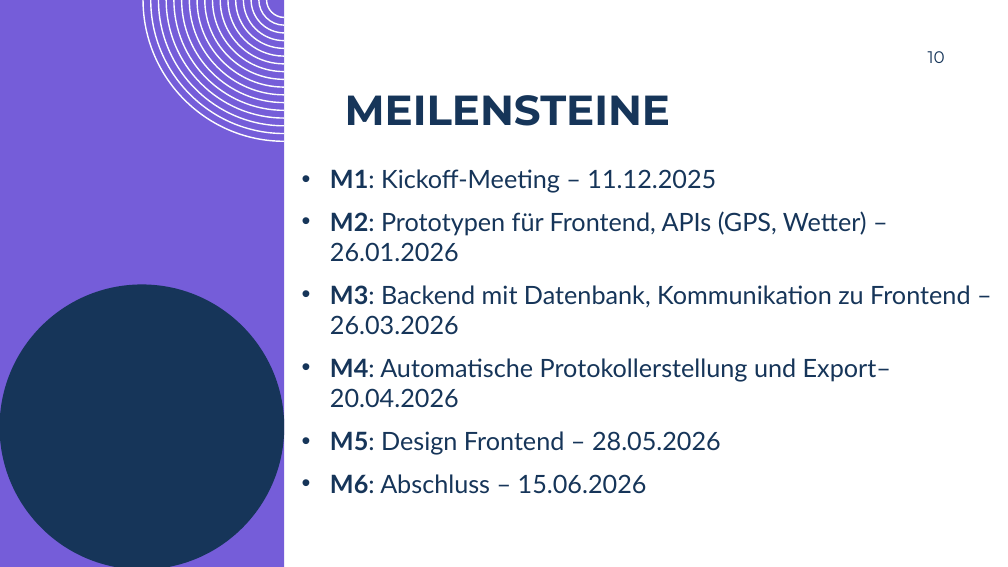
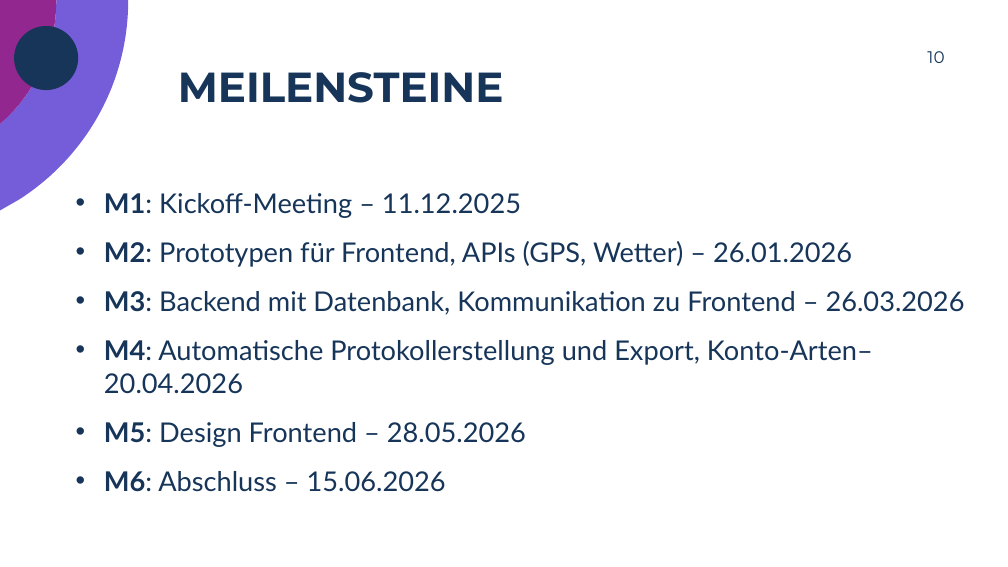
Before and after one commit to A-SimpleName/DriveSense, a slide deck: slide 10 of Dokumentation/Präsentationen/Präsentation_Kickoff_0.1.pptx. Drawn at 1008x567 pixels with LibreOffice and Linux fonts; fonts in the diff are those of the drawing; background and template pictures are left out. Boxes give left, top, right and bottom in pixels: in the first picture for what was removed or moved away, otherwise in the second. Text is boxed around its words. In the diff, an @@ line names an element or a change of style, - is before the commit and + after.

```diff
--- a/Dokumentation/Präsentationen/Präsentation_Kickoff_0.1.pptx
+++ b/Dokumentation/Präsentationen/Präsentation_Kickoff_0.1.pptx
@@ freeform shape removed at (0, 0, 284, 567) @@
@@ freeform shape added at (0, 0, 129, 210), fill #755DD9 @@
@@ freeform shape added at (0, 0, 57, 124), fill #92278F @@
@@ freeform shape added at (14, 26, 79, 90), fill #163559 @@
@@ freeform shape removed at (142, 0, 284, 142) @@
@@ title "MEILENSTEINE": place and size @@
-title "MEILENSTEINE" at (345, 95, 671, 126)
+title "MEILENSTEINE" at (178, 72, 504, 103)
@@ text "M1: Kickoff-Meeting – 11.12.2025": place and size @@
-text "M1: Kickoff-Meeting – 11.12.2025" at (330, 169, 971, 494)
+text "M1: Kickoff-Meeting – 11.12.2025" at (104, 193, 965, 492)
@@ text at (104, 193, 965, 492): size 24 to 25.9 pt in "M1: Kickoff-Meeting – 11.12.2025", "M2: Prototypen für Frontend, APIs (GPS, Wetter) ...", "M3: Backend mit Datenbank, Kommunikation zu Frontend ...", "M5: Design Frontend – 28.05.2026" and 1 more places; more space between paragraphs @@
@@ freeform shape removed at (0, 284, 284, 567) @@
@@ text at (104, 340, 873, 394): text changed; size 24 to 25.9 pt @@
-• M4: Automatische Protokollerstellung und Export– 20.04.2026
+• M4: Automatische Protokollerstellung und Export, Konto-Arten– 20.04.2026
```
Also in this commit, not shown: 1 other slide changed.
